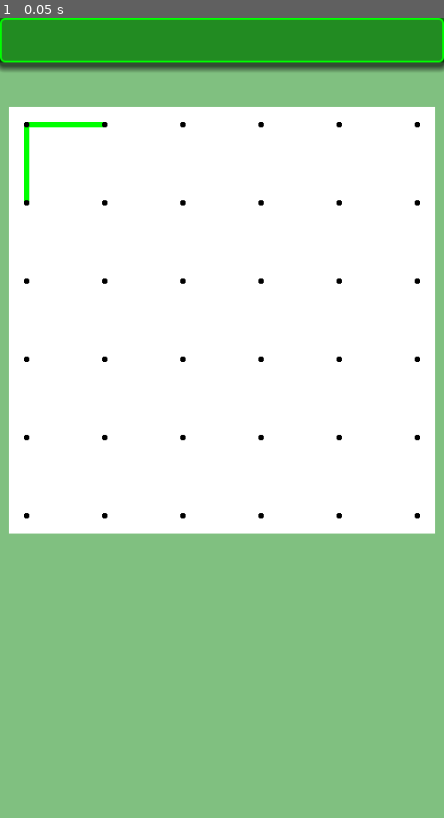
Above: before the commit, frame 1.
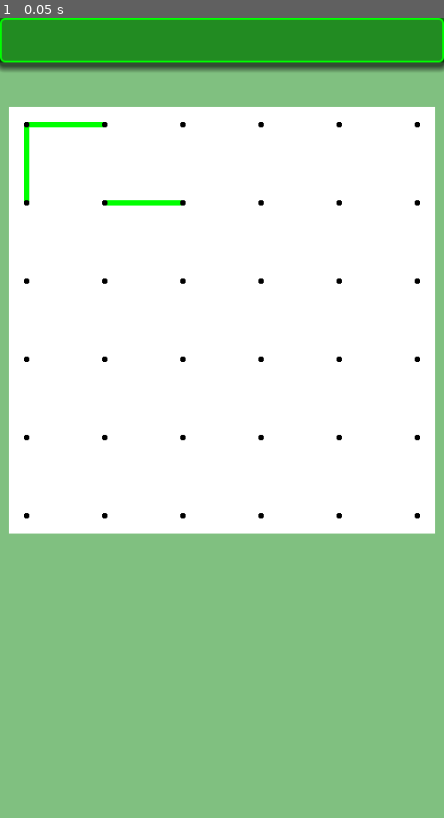
Above: after the commit, the same moment.

Repository: vivisuke/GridGraph
Game: Godot game, scene res://main.tscn
The game is run twice, just before and just after one commit, with the same random seed, the same clock (stepped at 60 frames per second) and the same inputs.
Inputs:
- Up to frame 1 (0.05 s): no input

The runs differ from the first frame. In frame 1, 0.1% of the frame differs, in the area x 23-41%, y 22-24%.

Commit message:
0010 ◎ C 03/20 03/20 0.001│ToDo│Board.count[] 追加

Diff:
--- a/GridGraph/scripts/Board.gd
+++ b/GridGraph/scripts/Board.gd
@@ -22,10 +22,11 @@
 const WALL = -2			# 壁
 
 var clue_num = []		# 手がかり数字
-var h_link = []			# 各格子点の右連結フラグ、1 for 連結、0 for 非連結
+var h_link = []			# 各格子点の右連結フラグ
 var v_link = []			# 各格子点の下連結フラグ
 var mate = []			# 連結先配列、端点以外は値: 0
 var degree = []			# 頂点次数
+var count = []			# セル周囲連結エッジ数
 var dir_order = [LINK_UP, LINK_DOWN, LINK_LEFT, LINK_RIGHT]
 var solved = false		# 解探索成功
 var finished = false	# 探索終了
@@ -61,6 +62,8 @@
 	for i in range(ARY_SIZE): mate[i] = i		# 非連結
 	degree.resize(ARY_SIZE)
 	degree.fill(0)
+	count.resize(ARY_SIZE)
+	count.fill(0)
 	ix99 = xyToIX(N_HORZ, N_VERT)
 	init_links()
 	assert( h_link[xyToIX(-1, 0)] == UNLINKED_DTM )
@@ -99,10 +102,14 @@
 	h_link[ix] = LINKED
 	degree[ix] += 1
 	degree[ix+1] += 1
+	count[ix] += 1
+	count[ix-ARY_WIDTH] += 1
 func make_v_link(ix):
 	v_link[ix] = LINKED
 	degree[ix] += 1
 	degree[ix+ARY_WIDTH] += 1
+	count[ix] += 1
+	count[ix-1] += 1
 func print_degree():
 	print("vertex degree:")
 	for y in range(N_VERT+1):
@@ -110,6 +117,15 @@
 		for x in range(N_HORZ+1):
 			var ix = xyToIX(x, y)
 			txt += "%d " % degree[ix]
+		print(txt)
+	print("\n")
+func print_count():
+	print("linked edge count:")
+	for y in range(N_VERT+1):
+		var txt = ""
+		for x in range(N_HORZ+1):
+			var ix = xyToIX(x, y)
+			txt += "%d " % count[ix]
 		print(txt)
 	print("\n")
 func print_board():
--- a/GridGraph/scripts/main.gd
+++ b/GridGraph/scripts/main.gd
@@ -19,8 +19,10 @@
 	set_board_size(5)
 	bd.make_h_link(xyToIX(0, 0))
 	bd.make_v_link(xyToIX(0, 0))
+	bd.make_h_link(xyToIX(1, 1))
 	bd.print_board()
 	bd.print_degree()
+	bd.print_count()
 	$Board/Grid.h_link = bd.h_link
 	$Board/Grid.v_link = bd.v_link
 	$Board/Grid.queue_redraw()
Not shown, changed: GridGraph.spr
